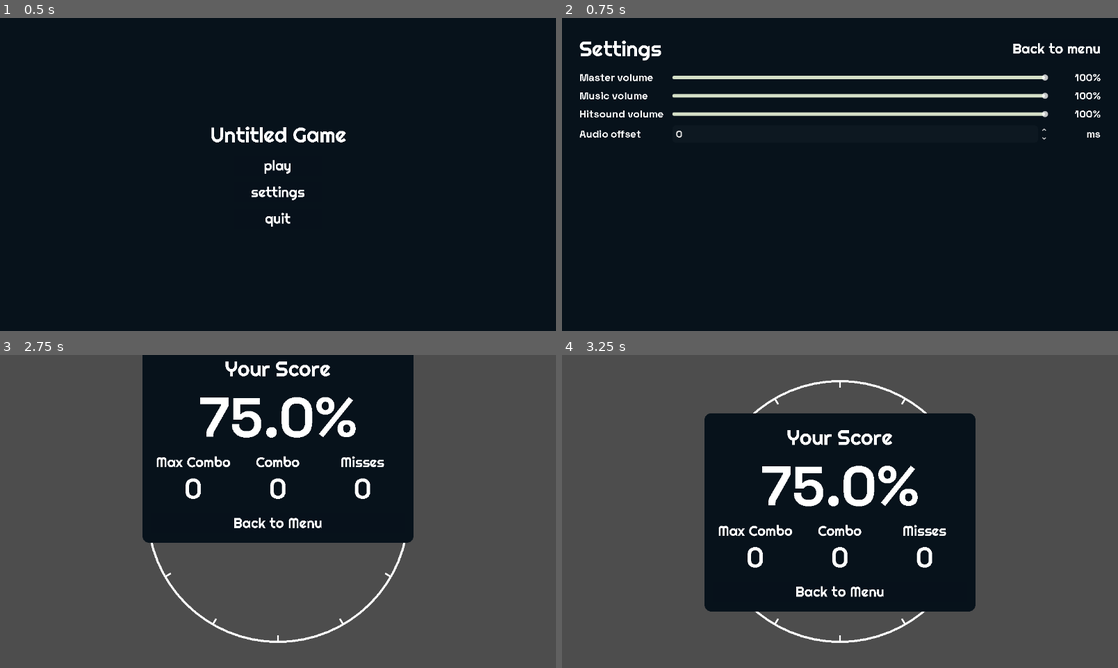
Above: before the commit, frames 1-4 (two rows, left to right).
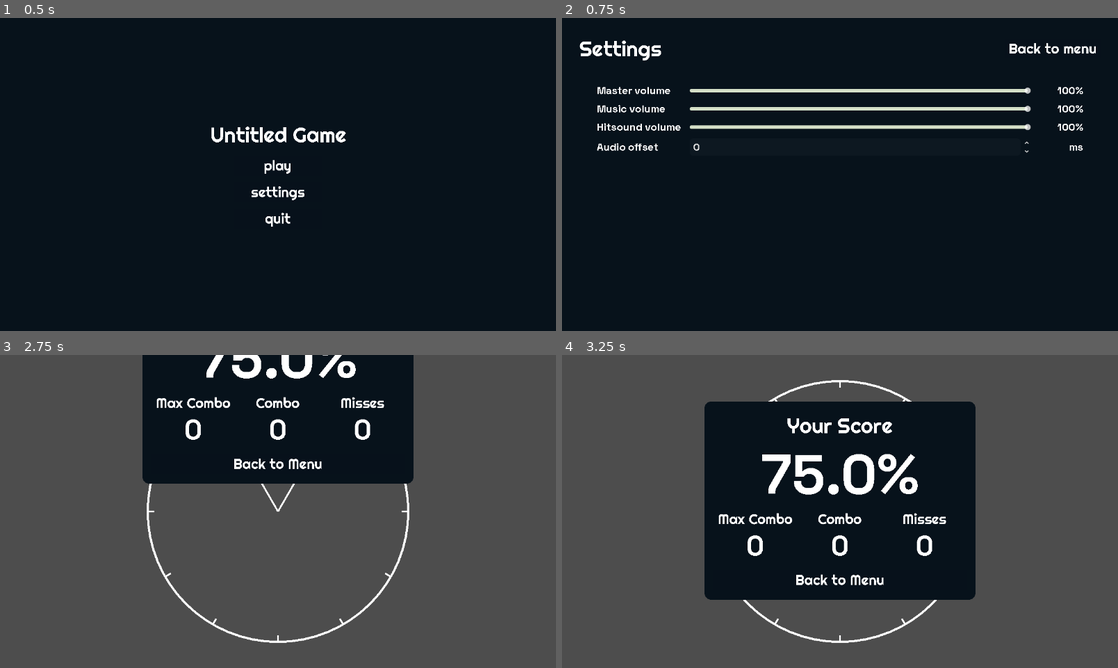
Above: after the commit, the same moments.

Repository: jollyroger182/clocked-in
Game: Godot game, scene res://scenes/menu/menu.tscn
Two runs of this game, one before a commit and one after it. Both use one fixed random seed, a clock stepped at 60 frames per second and the inputs below. Sound files missing from this copy of the repository are replaced by a short silence.
Inputs (mouse positions are in pixels of both pictures, inside the frame that each line leads up to):
- Up to frame 1 (0.5 s): no input
- Up to frame 2 (0.75 s): click "settings" at 0.5 s
- Up to frame 3 (2.75 s): click "Back to menu" at 1.25 s; click "play" at 2 s
- Up to frame 4 (3.25 s): tap Enter at 2.75 s; move the mouse to (962, 495) at 2.77 s; hold Right from 2.78 s (still down); hold Space (hit) from 2.78 s (still down); click (962, 495) at 2.92 s

Frame 1 is identical in both runs. In frame 2, 6.7% of the frame differs, in the area x 3-97%, y 8-44%; in frame 3, 13%, in the area x 25-75%, y 0-60%; in frame 4, 8.7%.

Commit message:
add set text for correct display values summary end memu

Diff:
--- a/assets/resources/themes/good.tres
+++ b/assets/resources/themes/good.tres
@@ -33,6 +33,13 @@
 
 [sub_resource type="StyleBoxFlat" id="StyleBoxFlat_rtlwo"]
 bg_color = Color(0.83137256, 0.8745098, 0.78039217, 1)
+corner_radius_top_left = 8
+corner_radius_top_right = 8
+corner_radius_bottom_right = 8
+corner_radius_bottom_left = 8
+
+[sub_resource type="StyleBoxFlat" id="StyleBoxFlat_v5a4g"]
+bg_color = Color(0.5882353, 0.7529412, 0.7176471, 1)
 corner_radius_top_left = 8
 corner_radius_top_right = 8
 corner_radius_bottom_right = 8
@@ -115,6 +122,7 @@
 Button/styles/normal = SubResource("StyleBoxFlat_2wfrt")
 Button/styles/pressed = SubResource("StyleBoxFlat_1owqq")
 HSlider/styles/grabber_area = SubResource("StyleBoxFlat_rtlwo")
+HSlider/styles/grabber_area_highlight = SubResource("StyleBoxFlat_v5a4g")
 Label/font_sizes/font_size = 32
 Label/fonts/font = ExtResource("1_2wfrt")
 LineEdit/font_sizes/font_size = 24
--- a/scenes/game/game.gd
+++ b/scenes/game/game.gd
@@ -8,10 +8,10 @@
 @onready var events = GameState.level["events"]
 
 var event_index = 0
-
+var ended: bool
 
 func _ready() -> void:
-	GameState.stats['num_notes'] = events.size()
+	GameState.stats['num_notes'] = events.size() + 1
 	conductor.volume_linear = Settings.master_volume * Settings.music_volume
 	var stream = AudioStreamWAV.load_from_file(GameState.music_path)
 	conductor.set_audio(stream)
@@ -19,6 +19,8 @@
 
 
 func _process(_delta: float) -> void:
+	if ended:
+		return
 	if not conductor.playing:
 		end(true)
 	var pos = conductor.playback_pos - Settings.offset/1000.0
@@ -43,11 +45,12 @@
 		GameState.stats['percentage_score'] = GameState.stats['score'] / float(GameState.tiers[0]['score'] * GameState.stats['num_notes'])
 		GameState.stats['percentage_overall'] = GameState.stats['percentage_notes'] * 0.75 + GameState.stats['percentage_score'] * 0.25
 		GameState.stats['percentage_overall'] = clamp(GameState.stats['percentage_overall'], 0.0, 1.0)
-		print(GameState.stats)
+		print("final stats:", GameState.stats)
 		$menus/summary.set_text(GameState.stats['percentage_overall'], GameState.stats['max_combo'], GameState.stats['combo'], GameState.stats['misses'])
 		$menus/summary.enter()
 	else:
 		SceneManager.change_scene("menu")
+	ended = true
 
 func _unhandled_key_input(event: InputEvent) -> void:
 	if event.is_action_pressed("pause"):
--- a/scenes/settings/settings.tscn
+++ b/scenes/settings/settings.tscn
@@ -17,13 +17,13 @@
 grow_vertical = 2
 theme = ExtResource("1_1slea")
 script = ExtResource("1_tt6xx")
-master = NodePath("VBoxContainer/GridContainer/Master")
-master_label = NodePath("VBoxContainer/GridContainer/MasterLabel")
-music = NodePath("VBoxContainer/GridContainer/Music")
-music_label = NodePath("VBoxContainer/GridContainer/MusicLabel")
-hitsound = NodePath("VBoxContainer/GridContainer/Hitsound")
-hitsound_label = NodePath("VBoxContainer/GridContainer/HitsoundLabel")
-offset = NodePath("VBoxContainer/GridContainer/Offset")
+master = NodePath("VBoxContainer/MarginContainer/GridContainer/Master")
+master_label = NodePath("VBoxContainer/MarginContainer/GridContainer/MasterLabel")
+music = NodePath("VBoxContainer/MarginContainer/GridContainer/Music")
+music_label = NodePath("VBoxContainer/MarginContainer/GridContainer/MusicLabel")
+hitsound = NodePath("VBoxContainer/MarginContainer/GridContainer/Hitsound")
+hitsound_label = NodePath("VBoxContainer/MarginContainer/GridContainer/HitsoundLabel")
+offset = NodePath("VBoxContainer/MarginContainer/GridContainer/Offset")
 
 [node name="VBoxContainer" type="VBoxContainer" parent="."]
 layout_mode = 1
@@ -36,7 +36,7 @@
 offset_bottom = -40.0
 grow_horizontal = 2
 grow_vertical = 2
-theme_override_constants/separation = 20
+theme_override_constants/separation = 50
 
 [node name="HBoxContainer" type="HBoxContainer" parent="VBoxContainer"]
 layout_mode = 2
@@ -50,20 +50,25 @@
 layout_mode = 2
 size_flags_horizontal = 10
 size_flags_vertical = 4
-text = "Back to menu"
+text = " Back to menu "
 
-[node name="GridContainer" type="GridContainer" parent="VBoxContainer"]
+[node name="MarginContainer" type="MarginContainer" parent="VBoxContainer"]
+layout_mode = 2
+theme_override_constants/margin_left = 40
+theme_override_constants/margin_right = 40
+
+[node name="GridContainer" type="GridContainer" parent="VBoxContainer/MarginContainer"]
 layout_mode = 2
 theme_override_constants/h_separation = 20
 theme_override_constants/v_separation = 10
 columns = 3
 
-[node name="Label" type="Label" parent="VBoxContainer/GridContainer"]
+[node name="Label" type="Label" parent="VBoxContainer/MarginContainer/GridContainer"]
 layout_mode = 2
 text = "Master volume"
 label_settings = ExtResource("2_tt6xx")
 
-[node name="Master" type="HSlider" parent="VBoxContainer/GridContainer"]
+[node name="Master" type="HSlider" parent="VBoxContainer/MarginContainer/GridContainer"]
 layout_mode = 2
 size_flags_horizontal = 3
 size_flags_vertical = 4
@@ -71,67 +76,67 @@
 step = 0.01
 value = 1.0
 
-[node name="MasterLabel" type="Label" parent="VBoxContainer/GridContainer"]
+[node name="MasterLabel" type="Label" parent="VBoxContainer/MarginContainer/GridContainer"]
 custom_minimum_size = Vector2(100, 0)
 layout_mode = 2
 text = "100%"
 label_settings = ExtResource("2_tt6xx")
 horizontal_alignment = 2
 
-[node name="Label2" type="Label" parent="VBoxContainer/GridContainer"]
+[node name="Label2" type="Label" parent="VBoxContainer/MarginContainer/GridContainer"]
 layout_mode = 2
 text = "Music volume"
 label_settings = ExtResource("2_tt6xx")
 
-[node name="Music" type="HSlider" parent="VBoxContainer/GridContainer"]
+[node name="Music" type="HSlider" parent="VBoxContainer/MarginContainer/GridContainer"]
 layout_mode = 2
 size_flags_vertical = 4
 max_value = 1.0
 step = 0.01
 value = 1.0
 
-[node name="MusicLabel" type="Label" parent="VBoxContainer/GridContainer"]
+[node name="MusicLabel" type="Label" parent="VBoxContainer/MarginContainer/GridContainer"]
 layout_mode = 2
 text = "100%"
 label_settings = ExtResource("2_tt6xx")
 horizontal_alignment = 2
 
-[node name="Label3" type="Label" parent="VBoxContainer/GridContainer"]
+[node name="Label3" type="Label" parent="VBoxContainer/MarginContainer/GridContainer"]
 layout_mode = 2
 text = "Hitsound volume"
 label_settings = ExtResource("2_tt6xx")
 
-[node name="Hitsound" type="HSlider" parent="VBoxContainer/GridContainer"]
+[node name="Hitsound" type="HSlider" parent="VBoxContainer/MarginContainer/GridContainer"]
 layout_mode = 2
 size_flags_vertical = 4
 max_value = 1.0
 step = 0.01
 value = 1.0
 
-[node name="HitsoundLabel" type="Label" parent="VBoxContainer/GridContainer"]
+[node name="HitsoundLabel" type="Label" parent="VBoxContainer/MarginContainer/GridContainer"]
 layout_mode = 2
 text = "100%"
 label_settings = ExtResource("2_tt6xx")
 horizontal_alignment = 2
 
-[node name="Label4" type="Label" parent="VBoxContainer/GridContainer"]
+[node name="Label4" type="Label" parent="VBoxContainer/MarginContainer/GridContainer"]
 layout_mode = 2
 text = "Audio offset"
 label_settings = ExtResource("2_tt6xx")
 
-[node name="Offset" type="SpinBox" parent="VBoxContainer/GridContainer"]
+[node name="Offset" type="SpinBox" parent="VBoxContainer/MarginContainer/GridContainer"]
 layout_mode = 2
 min_value = -1000.0
 max_value = 1000.0
 
-[node name="Label5" type="Label" parent="VBoxContainer/GridContainer"]
+[node name="Label5" type="Label" parent="VBoxContainer/MarginContainer/GridContainer"]
 layout_mode = 2
 text = "ms"
 label_settings = ExtResource("2_tt6xx")
 horizontal_alignment = 2
 
 [connection signal="pressed" from="VBoxContainer/HBoxContainer/Back" to="." method="_on_back_pressed"]
-[connection signal="value_changed" from="VBoxContainer/GridContainer/Master" to="." method="_on_value_changed"]
-[connection signal="value_changed" from="VBoxContainer/GridContainer/Music" to="." method="_on_value_changed"]
-[connection signal="value_changed" from="VBoxContainer/GridContainer/Hitsound" to="." method="_on_value_changed"]
-[connection signal="value_changed" from="VBoxContainer/GridContainer/Offset" to="." method="_on_value_changed"]
+[connection signal="value_changed" from="VBoxContainer/MarginContainer/GridContainer/Master" to="." method="_on_value_changed"]
+[connection signal="value_changed" from="VBoxContainer/MarginContainer/GridContainer/Music" to="." method="_on_value_changed"]
+[connection signal="value_changed" from="VBoxContainer/MarginContainer/GridContainer/Hitsound" to="." method="_on_value_changed"]
+[connection signal="value_changed" from="VBoxContainer/MarginContainer/GridContainer/Offset" to="." method="_on_value_changed"]
Not shown: 1 places in assets/resources/themes/good.tres that only renumber resources
